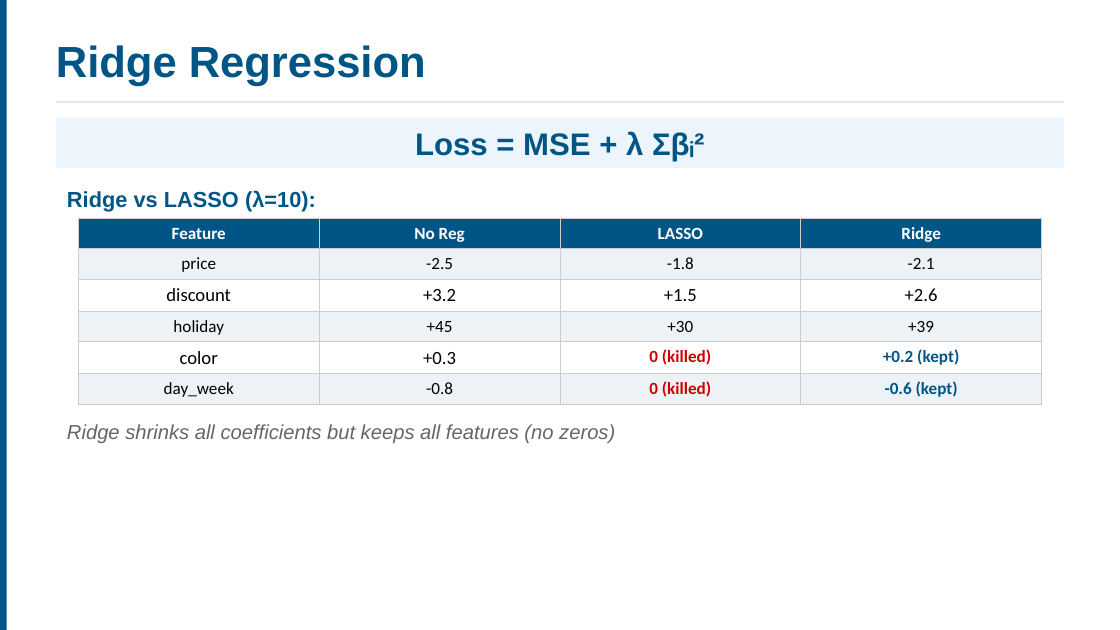
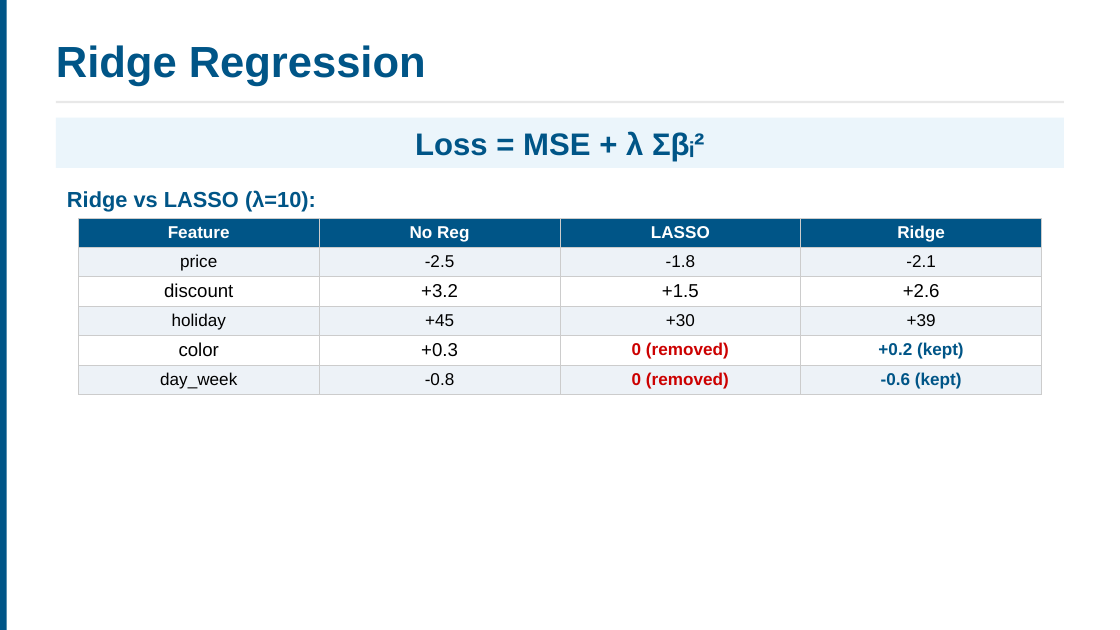
Before and after one commit to ucla-anderson-SSAI/SSAI, a slide deck: slide 37 of Slides/Week1.pptx (slide 38 before the commit). Drawn at 1120x630 pixels with LibreOffice and Linux fonts; fonts in the diff are those of the drawing. Boxes give left, top, right and bottom in pixels: in the first picture for what was removed or moved away, otherwise in the second. Text is boxed around its words. In the diff, an @@ line names an element or a change of style, - is before the commit and + after.

```diff
--- a/Slides/Week1.pptx
+++ b/Slides/Week1.pptx
@@ table at (x1=78, y1=218, x2=1042, y2=401) @@
-row 5, column 3: 0 (killed)
+row 5, column 3: 0 (removed)
-row 6, column 3: 0 (killed)
+row 6, column 3: 0 (removed)
@@ font Calibri to Arial in "Feature", "No Reg", "LASSO", "Ridge" and 18 more places @@
@@ text removed at (x1=67, y1=424, x2=615, y2=443) @@
-Ridge shrinks all coefficients but keeps all features (no zeros)
```
Also in this commit, not shown: 20 other slides changed, 4 slides added, 4 slides removed, 19 other files.
